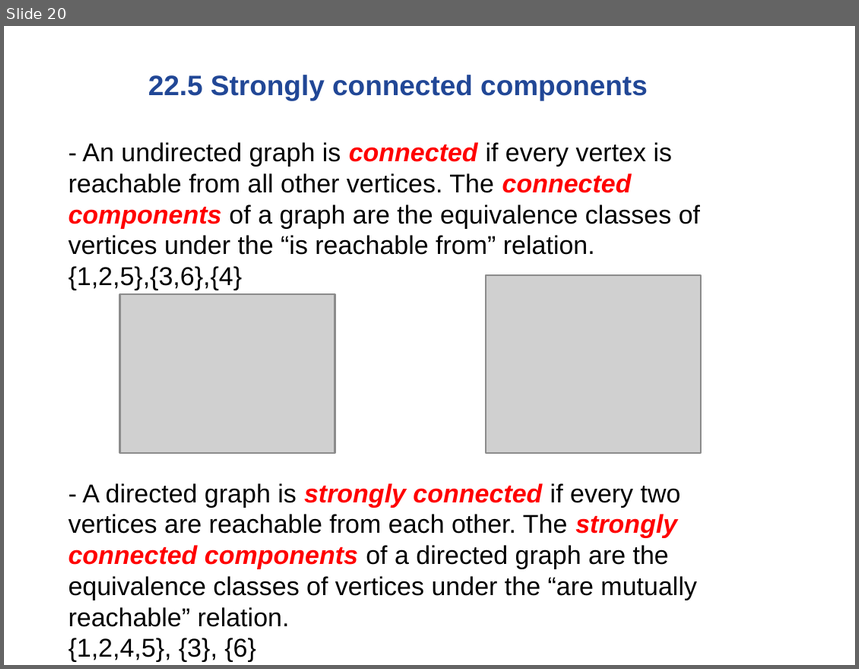
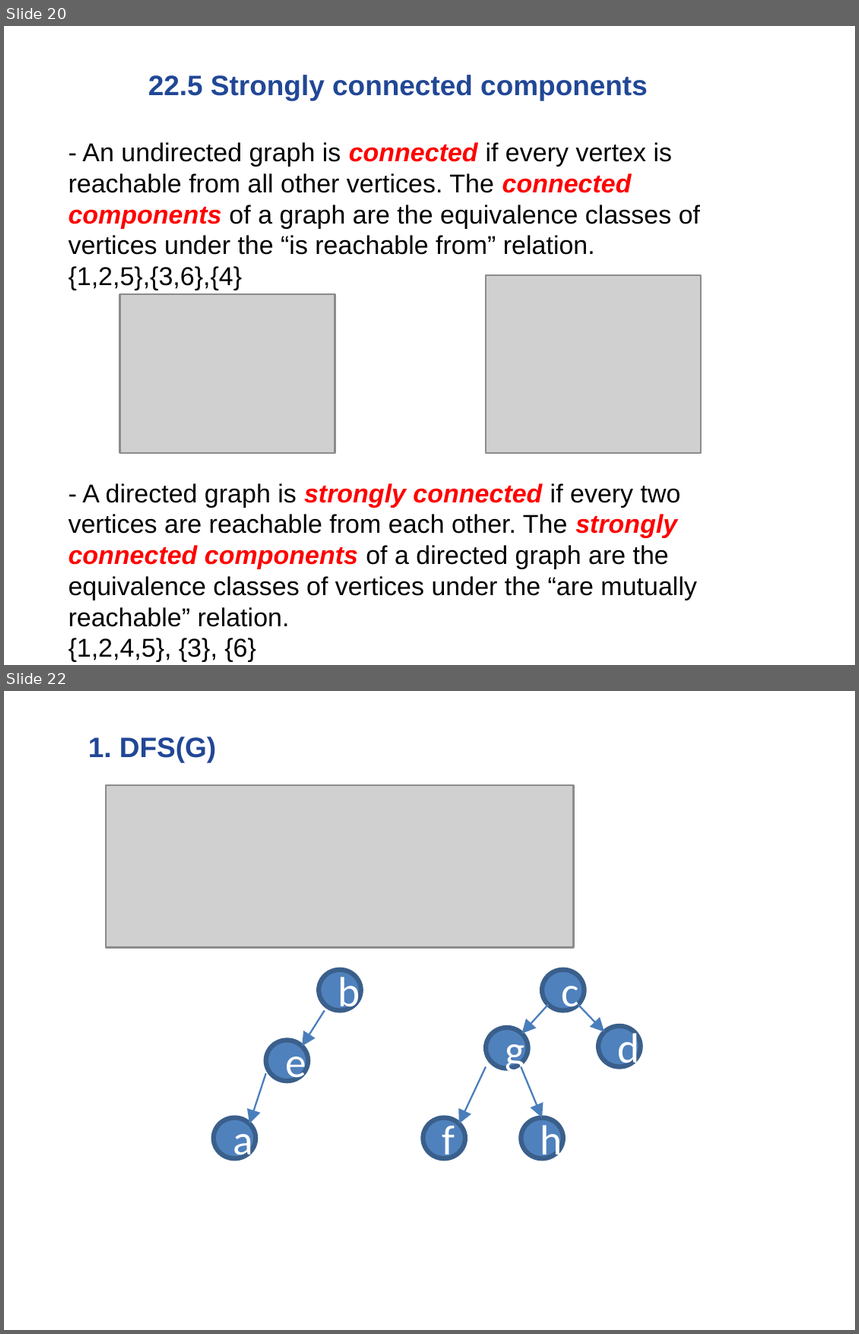
Before and after one commit to mskwon1/2019-2, a slide deck: 알고리즘/lecture11GraphAlgorithms.pptx. Shown one above the other, each under a label of ours: slide 20 before the commit, slides 20 and 22 after it; the slides between them are not shown. The pictures are 859x669 and 859x1334 pixels, drawn with LibreOffice and Linux fonts; fonts in the diff are those of the drawing; grey boxes stand for pictures. Boxes give left, top, right and bottom in pixels: in the first picture for what was removed or moved away, otherwise in the second. Text is boxed around its words. In the diff, an @@ line names an element or a change of style, - is before the commit and + after.

```diff
--- a/알고리즘/lecture11GraphAlgorithms.pptx
+++ b/알고리즘/lecture11GraphAlgorithms.pptx
@@ slide 22 added at (x1=4, y1=691, x2=855, y2=1330), background #FFFFFF @@
@@ title added at (x1=88, y1=737, x2=216, y2=762), 12 pt, text #214796, bold @@
+1. DFS(G)
@@ picture added at (x1=105, y1=785, x2=573, y2=948) @@
@@ ellipse added at (x1=318, y1=970, x2=360, y2=1010), fill #4F81BD, outline #3A5F8C 2 pt, 18 pt, text #FFFFFF @@
+b
@@ ellipse added at (x1=543, y1=970, x2=585, y2=1010), fill #4F81BD, outline #3A5F8C 2 pt, 18 pt, text #FFFFFF @@
+c
@@ arrow added from (548, 1005) to (522, 1034), #4B7EBC 0.75 pt @@
@@ arrow added from (579, 1005) to (605, 1032), #4B7EBC 0.75 pt @@
@@ arrow added from (325, 1010) to (303, 1046), #4B7EBC 0.75 pt @@
@@ ellipse added at (x1=485, y1=1027, x2=528, y2=1068), fill #4F81BD, outline #3A5F8C 2 pt, 18 pt, text #FFFFFF @@
+g
@@ ellipse added at (x1=598, y1=1025, x2=641, y2=1066), fill #4F81BD, outline #3A5F8C 2 pt, 18 pt, text #FFFFFF @@
+d
@@ ellipse added at (x1=265, y1=1041, x2=308, y2=1081), fill #4F81BD, outline #3A5F8C 2 pt, 18 pt, text #FFFFFF @@
+e
@@ arrow added from (265, 1074) to (249, 1123), #4B7EBC 0.75 pt @@
@@ arrow added from (485, 1068) to (460, 1123), #4B7EBC 0.75 pt @@
@@ arrow added from (521, 1068) to (543, 1118), #4B7EBC 0.75 pt @@
@@ ellipse added at (x1=214, y1=1118, x2=256, y2=1159), fill #4F81BD, outline #3A5F8C 2 pt, 18 pt, text #FFFFFF @@
+a
@@ ellipse added at (x1=423, y1=1118, x2=465, y2=1159), fill #4F81BD, outline #3A5F8C 2 pt, 18 pt, text #FFFFFF @@
+f
@@ ellipse added at (x1=521, y1=1118, x2=563, y2=1159), fill #4F81BD, outline #3A5F8C 2 pt, 18 pt, text #FFFFFF @@
+h
```
Also in this commit, not shown: 4 slides changed, 4 other slides added, 1 slide removed, 13 other files.
